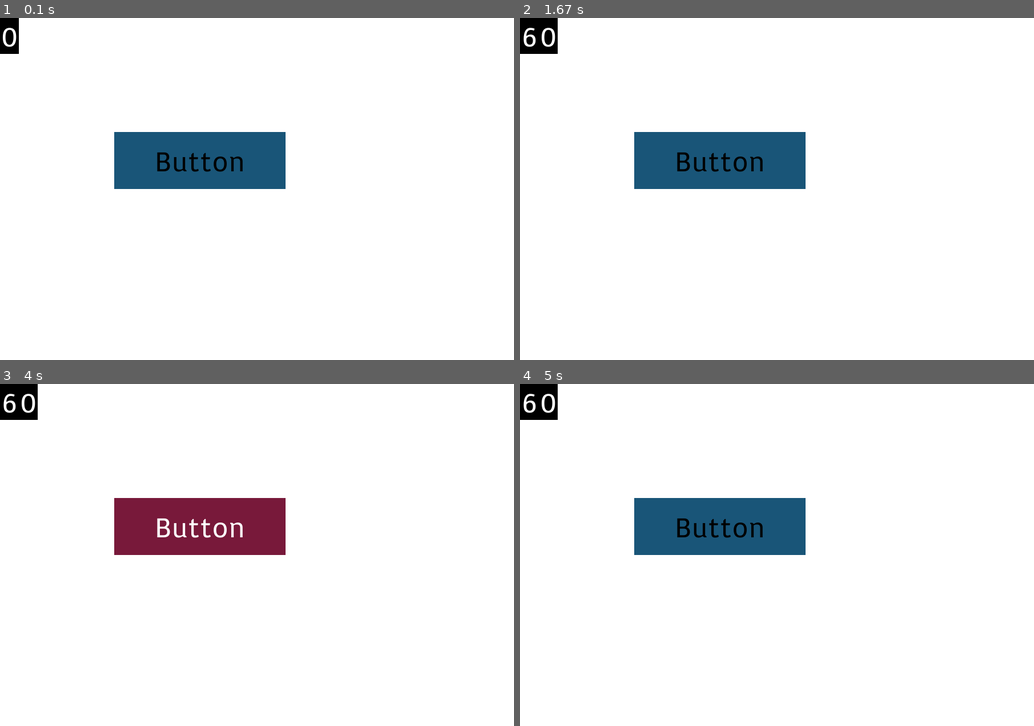
Above: before the commit, frames 1-4 (two rows, left to right).
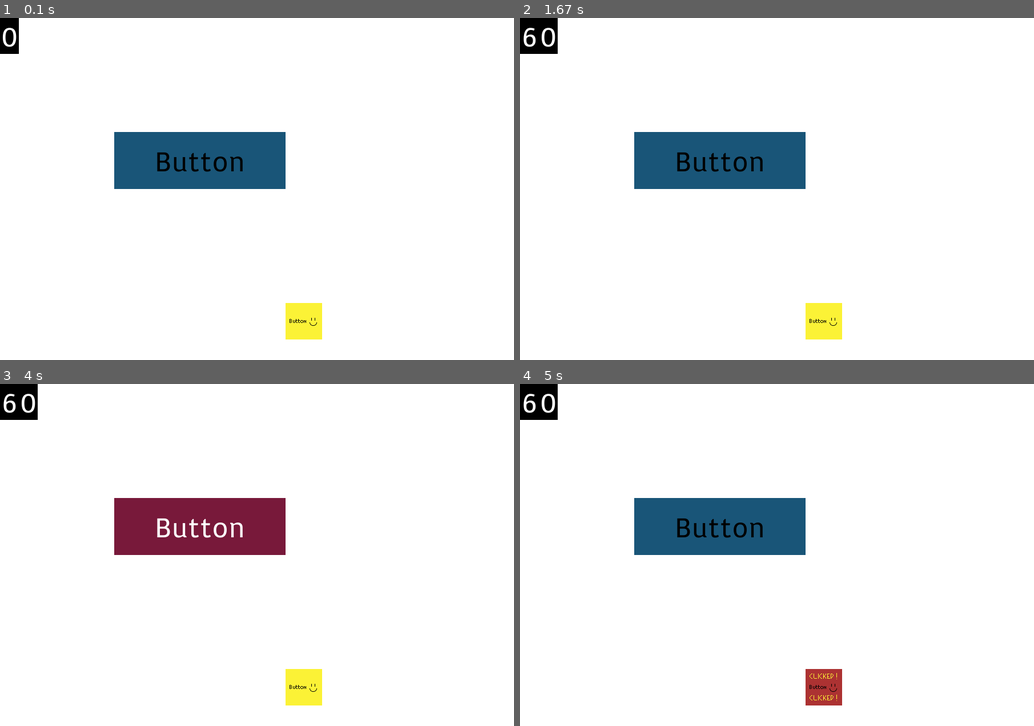
Above: after the commit, the same moments.

Repository: fkS124/ratatouille.py
Game: pygame game, started from main.py
Two runs of this game, one before a commit and one after it. Both use one fixed random seed, a clock stepped at 60 frames per second and the inputs below.
Inputs (mouse positions are in pixels of both pictures, inside the frame that each line leads up to):
- Up to frame 1 (0.1 s): no input
- Up to frame 2 (1.67 s): click (823, 322) at 0.38 s; click (782, 209) at 0.72 s
- Up to frame 3 (4 s): click (200, 527) at 2.05 s; click (231, 643) at 2.38 s; click (200, 527) at 3.72 s
- Up to frame 4 (5 s): click (936, 548) at 4.05 s; click (823, 688) at 4.88 s

The runs differ from the first frame. In frame 1, 0.8% of the frame differs, in the area x 55-63%, y 83-94%; in frame 2, 0.8%; in frame 3, 0.8%; in frame 4, 0.8%.

Commit message:
Add files via upload

Diff:
--- a/main.py
+++ b/main.py
@@ -14,6 +14,10 @@
 .new_button() # Creates a button
 Guide:
 .new_button(coordinates, font_surface, text, color_text,hovering_color_text, size, func, args)
+
+.new_special_button() # Create a button using images
+Guide:                           # image can be a loaded image or just a path
+.new_special_button(coordinates, image, image_hover, size, func, args)
 
 .pause_button() # Creates a Pause button
 Guide:
@@ -41,6 +45,9 @@
 def test_func(arg1=None, arg2=None):
     print(f"Tested Successfully {arg1}, {arg2}")
 
+def sum_(arg1=0, arg2=0):
+    print(arg1 + arg2)
+
 
 def main():
 
@@ -62,6 +69,14 @@
                           test_func,  # function to call when a click happen
                           (15, 15)  # args needed for the func
                           )
+    frame_work.new_special_button(
+        (500, 500), # coordinates
+        "assets_demo/button1.png", # path of image 1
+        "assets_demo/button2.png", # path of image 2
+        (64, 64),
+        sum_,
+        (12, 65)
+    )
 
     while running:
 
--- a/src/pygame_framework.py
+++ b/src/pygame_framework.py
@@ -1,5 +1,6 @@
 import pygame as pg
 import src.buttons as buttons
+import src.spec_button as spec_button
 
 
 def init(surface: pg.Surface):
@@ -43,6 +44,17 @@
                                            color_text_hover,color, color_hover,
                                            size, func, args))
 
+    def new_special_button(self, coordinates: tuple[int, int],
+                                 image: pg.Surface or str,
+                                 image_hover: pg.Surface or str,
+                                 size: tuple[int, int],
+                                 func=None,
+                                 args=None
+                                 ):
+        self.buttons.append(spec_button.SpecialButton(coordinates, image,
+                                                      image_hover, size,
+                                                      func, args))
+
     def show_fps(self, clock: pg.time.Clock,
                         font: pg.font.Font,
                         coordinates: tuple[int, int],
--- /dev/null
+++ b/src/spec_button.py
@@ -0,0 +1,54 @@
+import pygame as pg
+
+
+class SpecialButton:
+
+    def __init__(self,
+                 coordinates: tuple[int, int],
+                 image: pg.Surface or str,
+                 image_hover: pg.Surface or str,
+                 size: tuple[int, int],
+                 func=None,
+                 args=None
+                 ):
+
+        # we here let the user the possibility to use a path for an image
+        # instead of a directly loaded image
+        if type(image) == str:
+            image = pg.image.load(image).convert()
+        if type(image_hover) == str:
+            image_hover = pg.image.load(image_hover).convert()
+
+        # we resize the images
+        self.image = pg.transform.smoothscale(image, size)
+        self.image_hover = pg.transform.smoothscale(image_hover, size)
+
+        # as the images are resized to the same size, we can use the same
+        # rect for both
+        self.rect = self.image.get_rect(topleft=coordinates)
+
+        # get the func and args
+        self.func = func
+        self.args = args
+
+    def update(self, screen):
+
+        # getting mouse coordinates
+        mo_coo = pg.mouse.get_pos()
+
+        if self.rect.collidepoint(mo_coo):
+            screen.blit(self.image_hover, self.rect)
+        else:
+            screen.blit(self.image, self.rect)
+
+    def handle_click(self, pos):
+
+        # detecting clicks
+        if self.rect.collidepoint(pos):
+            # checking if a function is assigned to the button:
+            if self.func is not None:
+                #  checking if there are some args to put in the function
+                if self.args is not None:
+                    self.func(*self.args)
+                else:
+                    self.func()
Binary file added: assets_demo/button1.png
Binary file added: assets_demo/button2.png
